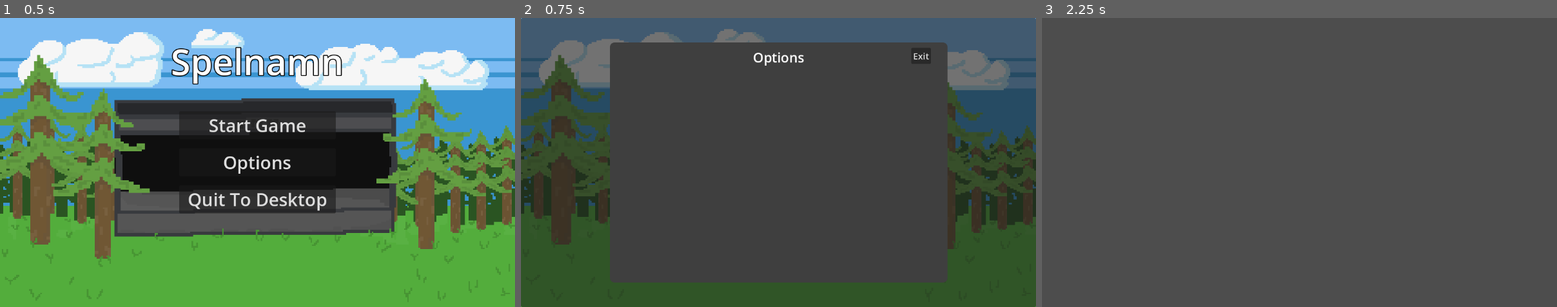
Above: before the commit, frames 1-3 (left to right).
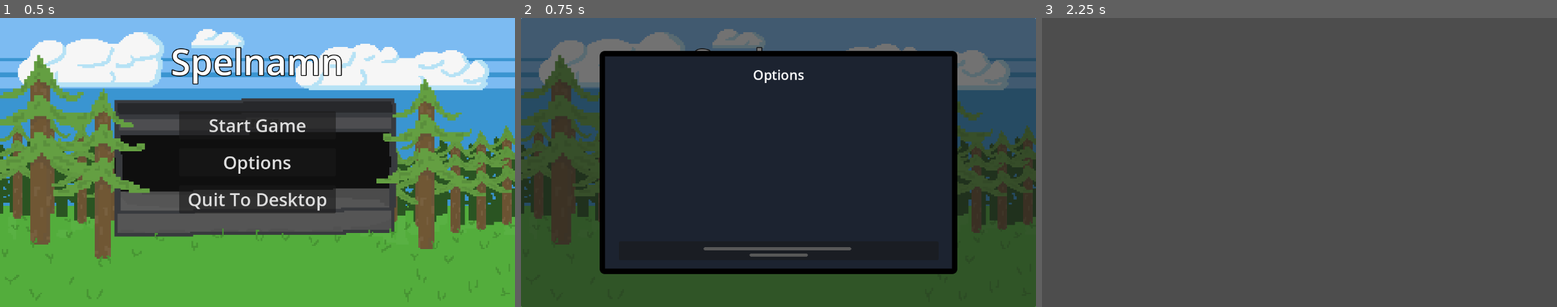
Above: after the commit, the same moments.

Repository: Goldstar32/TMMGame
Game: Godot game, scene res://Scenes/main_menu.tscn
Same seed, same stepped clock (60 frames per second), same inputs: the game is played once before the commit and once after it.
Inputs (mouse positions are in pixels of both pictures, inside the frame that each line leads up to; where the layout moved, square brackets give the same spot in the first picture):
- Up to frame 1 (0.5 s): no input
- Up to frame 2 (0.75 s): click "Options" at 0.5 s
- Up to frame 3 (2.25 s): click (1299, 249) [1443, 55] at 1.25 s; click "Start Game" at 2 s

Frame 1 is identical in both runs. In frame 2, 55% of the frame differs, in the area x 15-85%, y 8-92%; in frame 3, nothing differs.

Commit message:
Gjort options lite snyggare

Diff:
--- a/Scenes/options_menu.tscn
+++ b/Scenes/options_menu.tscn
@@ -1,9 +1,15 @@
-[gd_scene load_steps=3 format=3 uid="uid://bumkwyodpae4c"]
+[gd_scene load_steps=4 format=3 uid="uid://bumkwyodpae4c"]
 
 [ext_resource type="Script" path="res://Scenes/options_menu.gd" id="1_qylao"]
+[ext_resource type="Texture2D" uid="uid://tu2lmp5ft7qd" path="res://Assets/menu-stuff/pad-arrow.png" id="2_7tyok"]
 
 [sub_resource type="StyleBoxFlat" id="StyleBoxFlat_b0uj0"]
-bg_color = Color(0.2484, 0.2484, 0.2484, 1)
+bg_color = Color(0.108516, 0.137763, 0.189462, 1)
+border_width_left = 12
+border_width_top = 12
+border_width_right = 12
+border_width_bottom = 12
+border_color = Color(0, 0, 0, 1)
 corner_radius_top_left = 10
 corner_radius_top_right = 10
 corner_radius_bottom_right = 10
@@ -33,10 +39,10 @@
 anchor_top = 0.5
 anchor_right = 0.5
 anchor_bottom = 0.5
-offset_left = -377.0
-offset_top = -269.0
-offset_right = 378.0
-offset_bottom = 269.0
+offset_left = -400.0
+offset_top = -250.0
+offset_right = 400.0
+offset_bottom = 250.0
 grow_horizontal = 2
 grow_vertical = 2
 theme_override_styles/panel = SubResource("StyleBoxFlat_b0uj0")
@@ -45,9 +51,9 @@
 layout_mode = 1
 anchors_preset = -1
 anchor_left = 0.125
-anchor_top = 0.08
+anchor_top = 0.125
 anchor_right = 0.875
-anchor_bottom = 0.92
+anchor_bottom = 0.875
 offset_left = -57.5
 offset_top = -31.0
 offset_right = 57.5
@@ -65,11 +71,13 @@
 text = "Options"
 horizontal_alignment = 1
 
-[node name="Button" type="Button" parent="MenuPanel/MarginContainer"]
+[node name="Button" type="Button" parent="MenuPanel/MarginContainer/VBoxContainer"]
 layout_mode = 2
-size_flags_horizontal = 8
-size_flags_vertical = 0
+size_flags_vertical = 10
 theme_override_font_sizes/font_size = 20
-text = "Exit"
+text = "
+"
+icon = ExtResource("2_7tyok")
+icon_alignment = 1
 
-[connection signal="button_up" from="MenuPanel/MarginContainer/Button" to="." method="_on_button_button_up"]
+[connection signal="button_up" from="MenuPanel/MarginContainer/VBoxContainer/Button" to="." method="_on_button_button_up"]
Binary file added: Assets/menu-stuff/pad-arrow.png
Not shown, added: Assets/menu-stuff/pad-arrow.png.import
